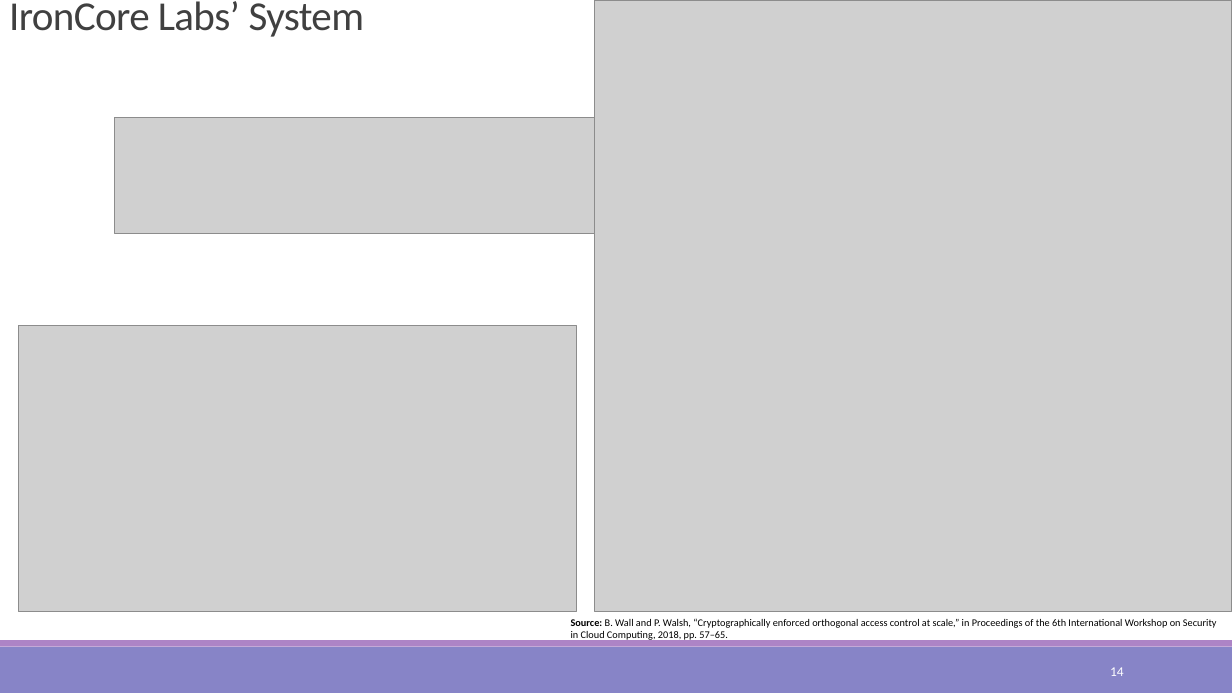
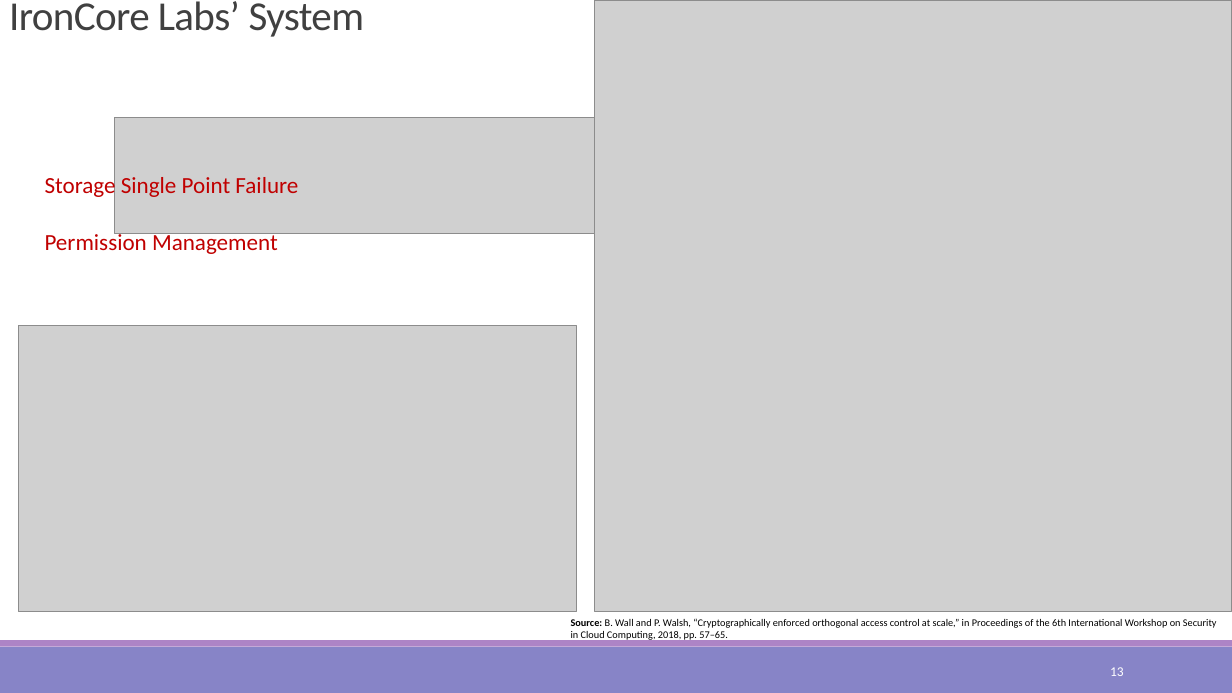
Before and after one commit to kuromasama/Paper, a slide deck: slide 13 of 澤洋 口試.pptx (slide 14 before the commit). Drawn at 1232x693 pixels with LibreOffice and Linux fonts; fonts in the diff are those of the drawing; grey boxes stand for pictures. Boxes give left, top, right and bottom in pixels: in the first picture for what was removed or moved away, otherwise in the second. Text is boxed around its words. In the diff, an @@ line names an element or a change of style, - is before the commit and + after.

```diff
--- a/澤洋 口試.pptx
+++ b/澤洋 口試.pptx
@@ text added at box(45, 174, 298, 200), 18 pt, text #C00000 @@
+Storage Single Point Failure
@@ text added at box(45, 230, 278, 254), 18 pt, text #C00000 @@
+Permission Management
@@ page number at box(1110, 667, 1124, 676): text changed @@
-14
+13
```
Also in this commit, not shown: 6 other slides changed, 1 slide removed.
